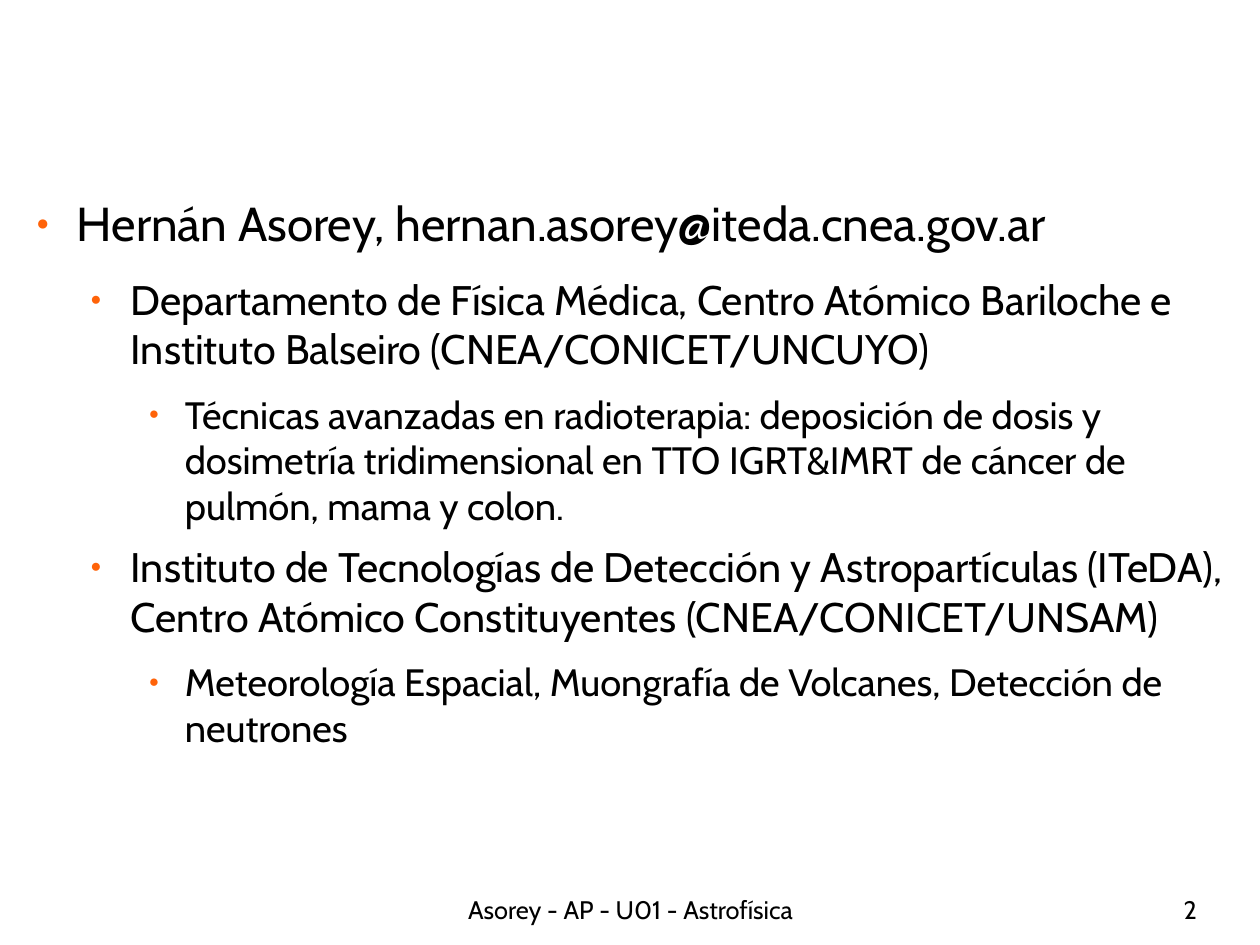
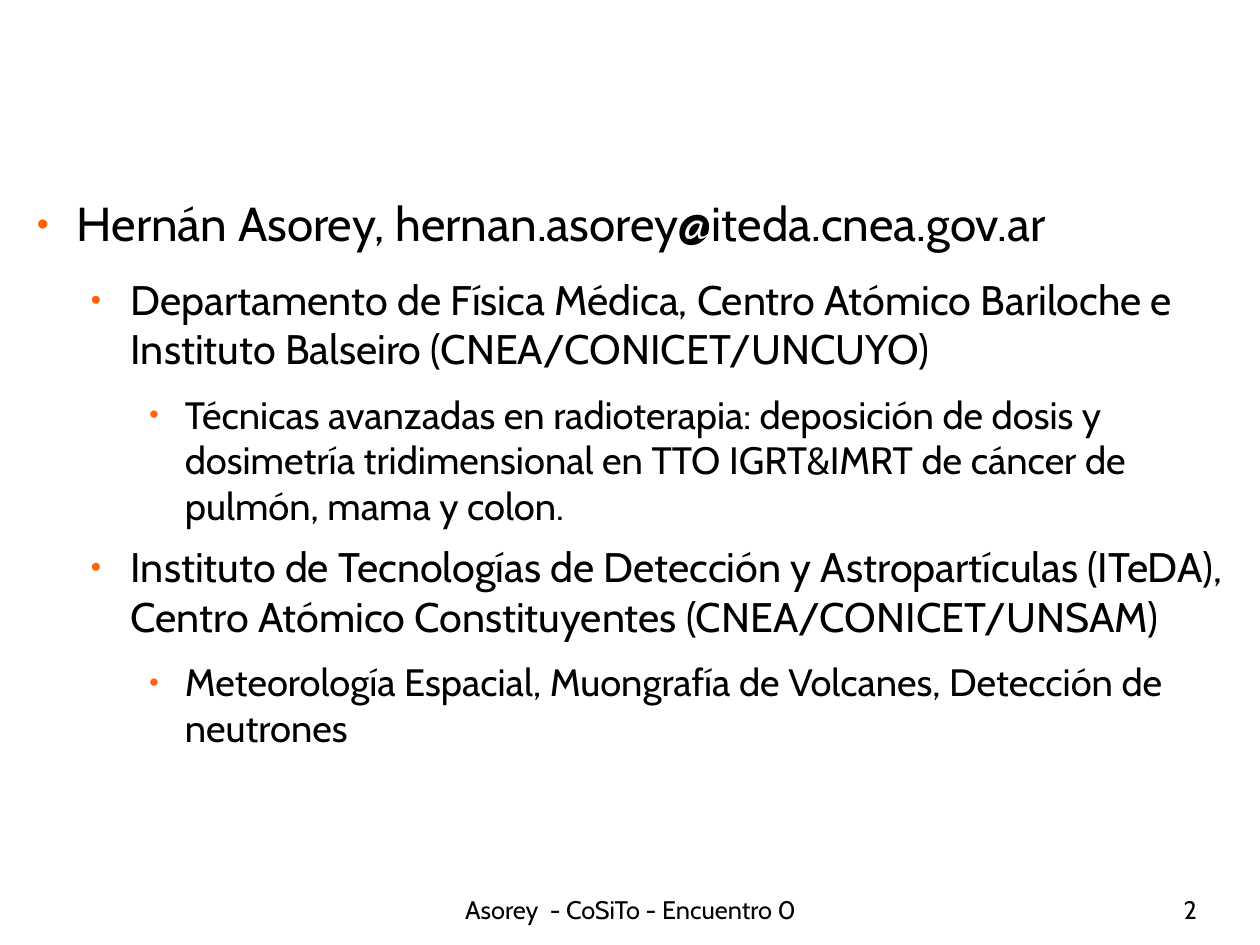
Before and after one commit to asoreyh/cosito, a slide deck: slide 2 of encuentros/cosito-01-20180420-introduccion.odp. Drawn at 1260x945 pixels with LibreOffice and Linux fonts; fonts in the diff are those of the drawing; background and template pictures are left out. Boxes give left, top, right and bottom in pixels: in the first picture for what was removed or moved away, otherwise in the second. Text is boxed around its words. In the diff, an @@ line names an element or a change of style, - is before the commit and + after.

```diff
--- a/encuentros/cosito-01-20180420-introduccion.odp
+++ b/encuentros/cosito-01-20180420-introduccion.odp
@@ text at <box>465,901,796,925</box>: text changed @@
-Asorey - AP - U01 - Astrofísica
+Asorey - CoSiTo - Encuentro 0
```
Also in this commit, not shown: 13 slides added, 4 slides removed, 4 other files.
